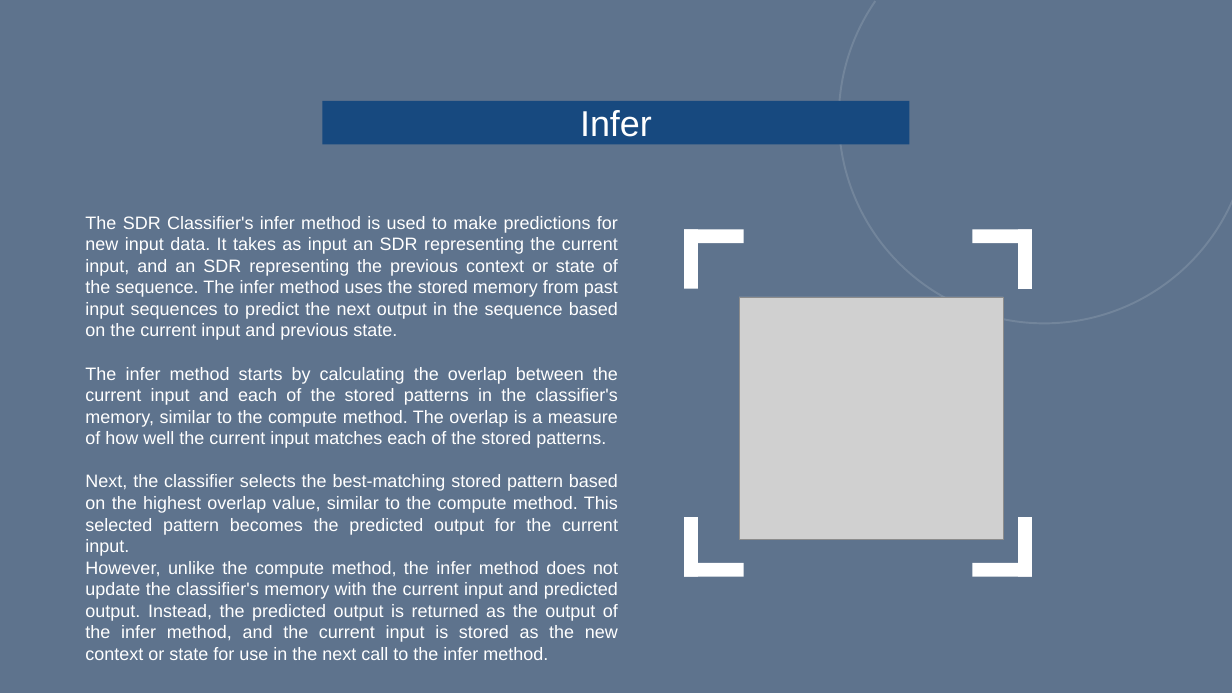
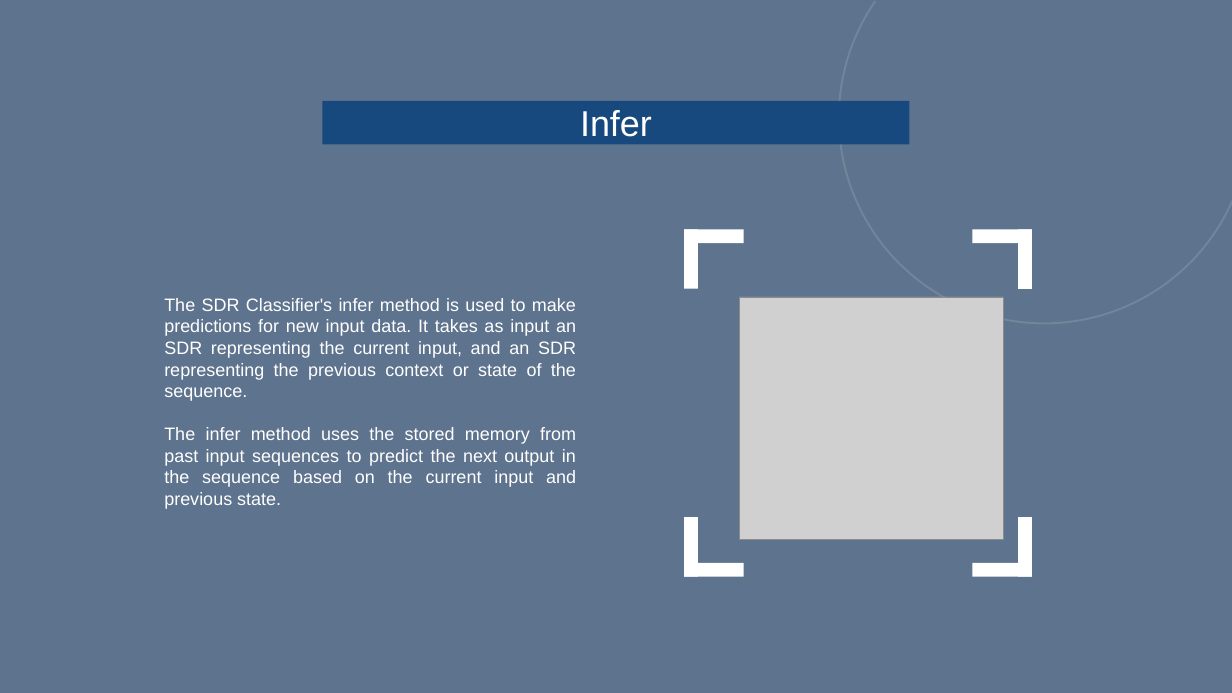
Before and after one commit to Sonam-22/neocortexapi, a slide deck: slide 11 of source/MySEProject/Documentation/Implementation of SDR Classifier.pptx. Drawn at 1232x693 pixels with LibreOffice and Linux fonts; fonts in the diff are those of the drawing; grey boxes stand for pictures; background and template pictures are left out; a plain dark background stands for a picture behind light text. Boxes give left, top, right and bottom in pixels: in the first picture for what was removed or moved away, otherwise in the second. Text is boxed around its words. In the diff, an @@ line names an element or a change of style, - is before the commit and + after.

```diff
--- a/source/MySEProject/Documentation/Implementation of SDR Classifier.pptx
+++ b/source/MySEProject/Documentation/Implementation of SDR Classifier.pptx
@@ text at [164, 298, 576, 509]: text changed @@
-The SDR Classifier's infer method is used to make predictions for new input data. It takes as input an SDR representing the current input, and an SDR representing the previous context or state of the sequence. The infer method uses the stored memory from past input sequences to predict the next output in the sequence based on the current input and previous state.
-The infer method starts by calculating the overlap between the current input and each of the stored patterns in the classifier's memory, similar to the compute method. The overlap is a measure of how well the current input matches each of the stored patterns.
-Next, the classifier selects the best-matching stored pattern based on the highest overlap value, similar to the compute method. This selected pattern becomes the predicted output for the current input.
-However, unlike the compute method, the infer method does not update the classifier's memory with the current input and predicted output. Instead, the predicted output is returned as the output of the infer method, and the current input is stored as the new context or state for use in the next call to the infer method.
+The SDR Classifier's infer method is used to make predictions for new input data. It takes as input an SDR representing the current input, and an SDR representing the previous context or state of the sequence.
+The infer method uses the stored memory from past input sequences to predict the next output in the sequence based on the current input and previous state.
```
Also in this commit, not shown: 6 other slides changed, 4 slides added, 2 slides removed, 1 other file.
